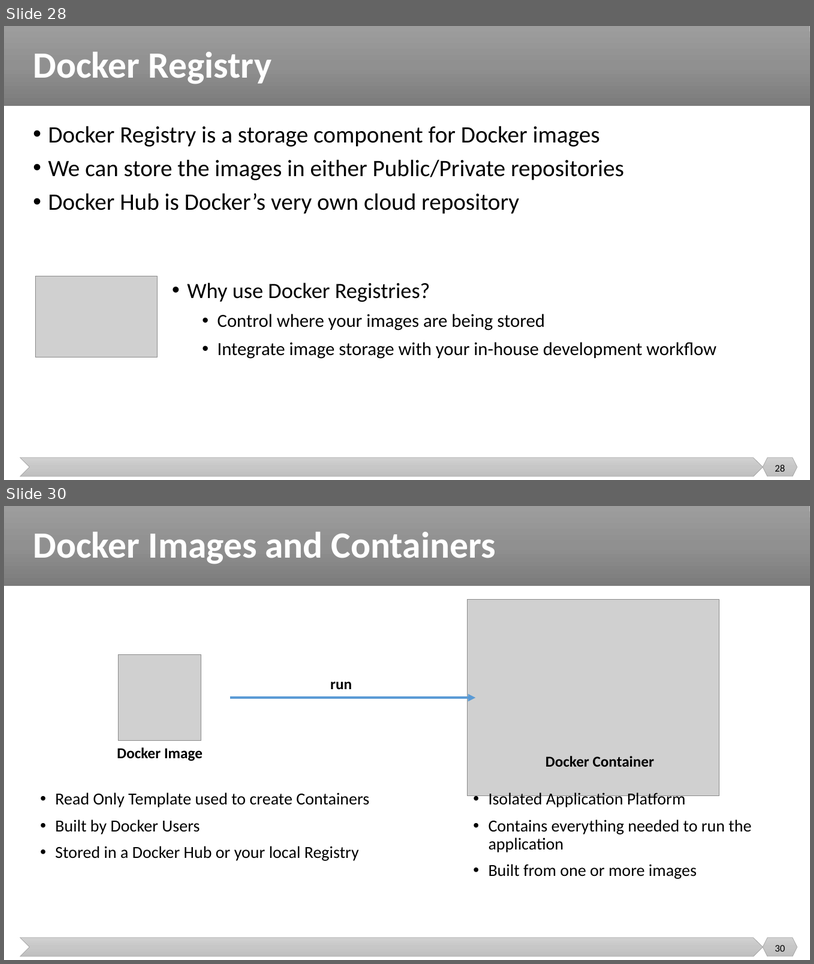
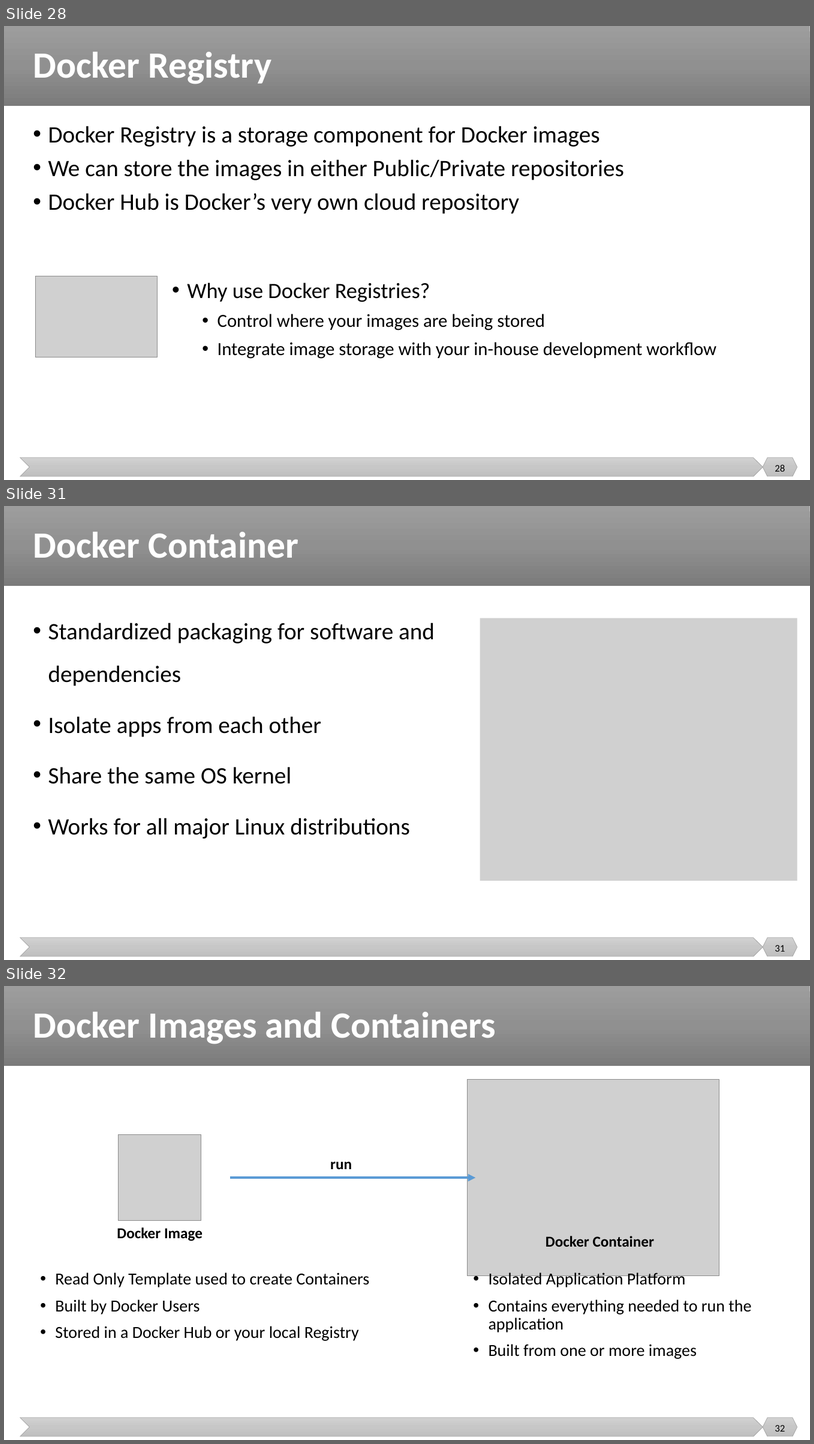
Before and after one commit to malenezi/malenezi, a slide deck: SE489/Lectures/4-Containerization/Containerization.pptx. Shown one above the other, each under a label of ours: slides 28 and 30 before the commit, slides 28, 31 and 32 after it; the slides between them are not shown. The pictures are 814x964 and 814x1444 pixels, drawn with LibreOffice and Linux fonts; fonts in the diff are those of the drawing; grey boxes stand for pictures. Boxes give left, top, right and bottom in pixels: in the first picture for what was removed or moved away, otherwise in the second. Text is boxed around its words. In the diff, an @@ line names an element or a change of style, - is before the commit and + after.

```diff
--- a/SE489/Lectures/4-Containerization/Containerization.pptx
+++ b/SE489/Lectures/4-Containerization/Containerization.pptx
@@ slide 31 added at (4, 506, 810, 960), background #FFFFFF; not listed: 3 template elements that a slide beside it also shows @@
@@ title added at (33, 532, 299, 558), 44 pt, text #FFFFFF, bold @@
+Docker Container
@@ text added at (48, 622, 435, 838), 28 pt, text #000000 @@
+• Standardized packaging for software and dependencies
+• Isolate apps from each other
+• Share the same OS kernel
+• Works for all major Linux distributions
@@ picture added at (480, 618, 798, 880) @@
@@ page number added at (775, 945, 785, 951), 12 pt, text #000000 @@
+31
@@ what was slide 30 is now slide 32 @@
@@ page number at (775, 1425, 785, 1431): text changed @@
-30
+32
```
Also in this commit, not shown: 1 slide changed, 2 other slides added, 1 slide removed.
